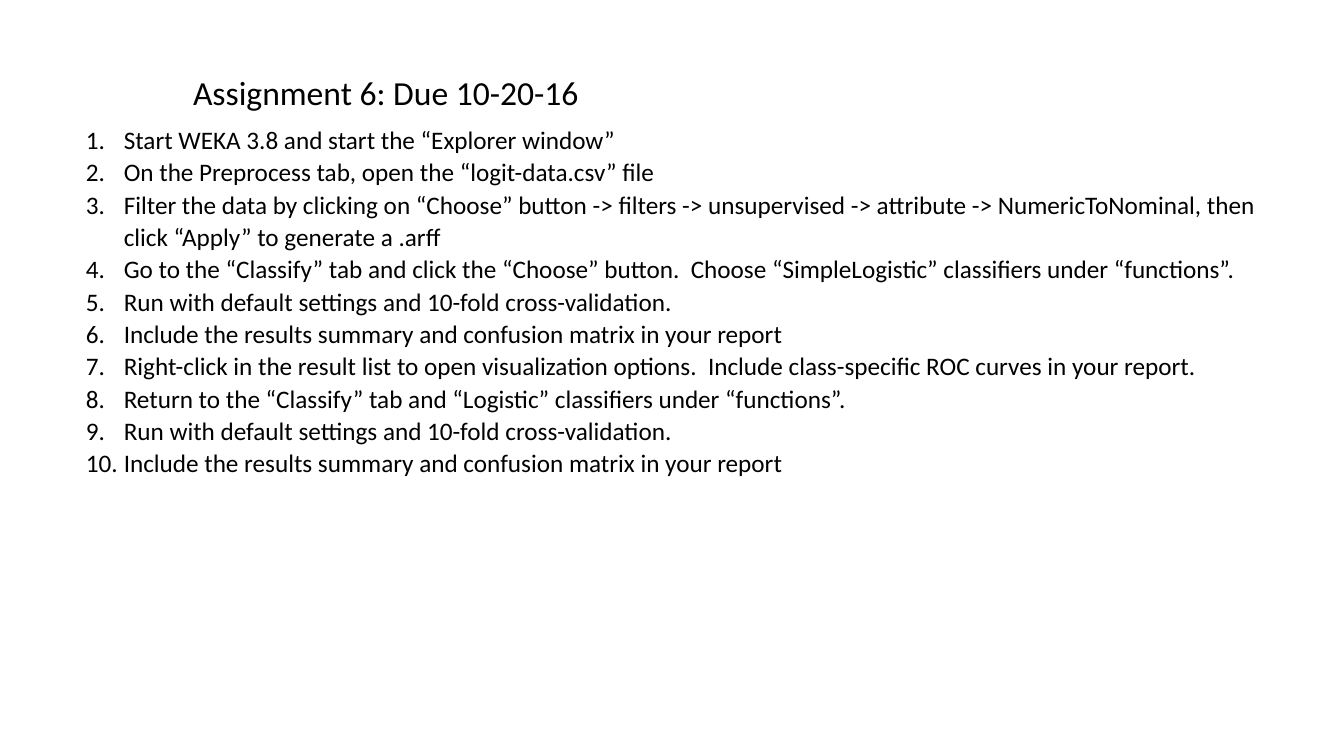
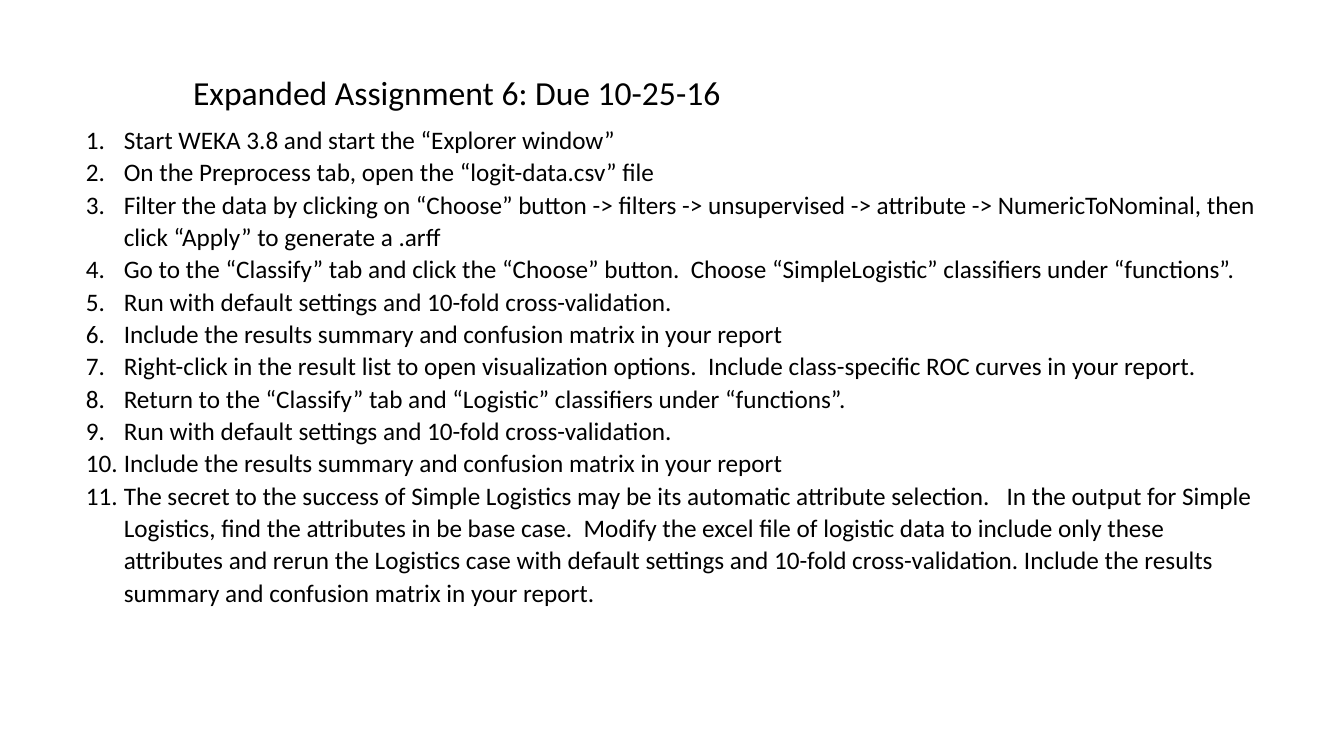
Before and after one commit to zhy9036/cs_2016_fall, a slide deck: slide 5 of 534_ANN/assignments fall 2016.pptx. Drawn at 1344x756 pixels with LibreOffice and Linux fonts; fonts in the diff are those of the drawing. Boxes give left, top, right and bottom in pixels: in the first picture for what was removed or moved away, otherwise in the second. Text is boxed around its words. In the diff, an @@ line names an element or a change of style, - is before the commit and + after.

```diff
--- a/534_ANN/assignments fall 2016.pptx
+++ b/534_ANN/assignments fall 2016.pptx
@@ text at [193, 81, 721, 111]: text changed @@
-Assignment 6: Due 10-20-16
+Expanded Assignment 6: Due 10-25-16
@@ text at [124, 487, 1251, 606]: paragraph added @@
+11. The secret to the success of Simple Logistics may be its automatic attribute selection. In the output for Simple Logistics, find the attributes in be base case. Modify the excel file of logistic data to include only these attributes and rerun the Logistics case with default settings and 10-fold cross-validation. Include the results summary and confusion matrix in your report.
```
Also in this commit, not shown: 1 slide added, 13 other files.
